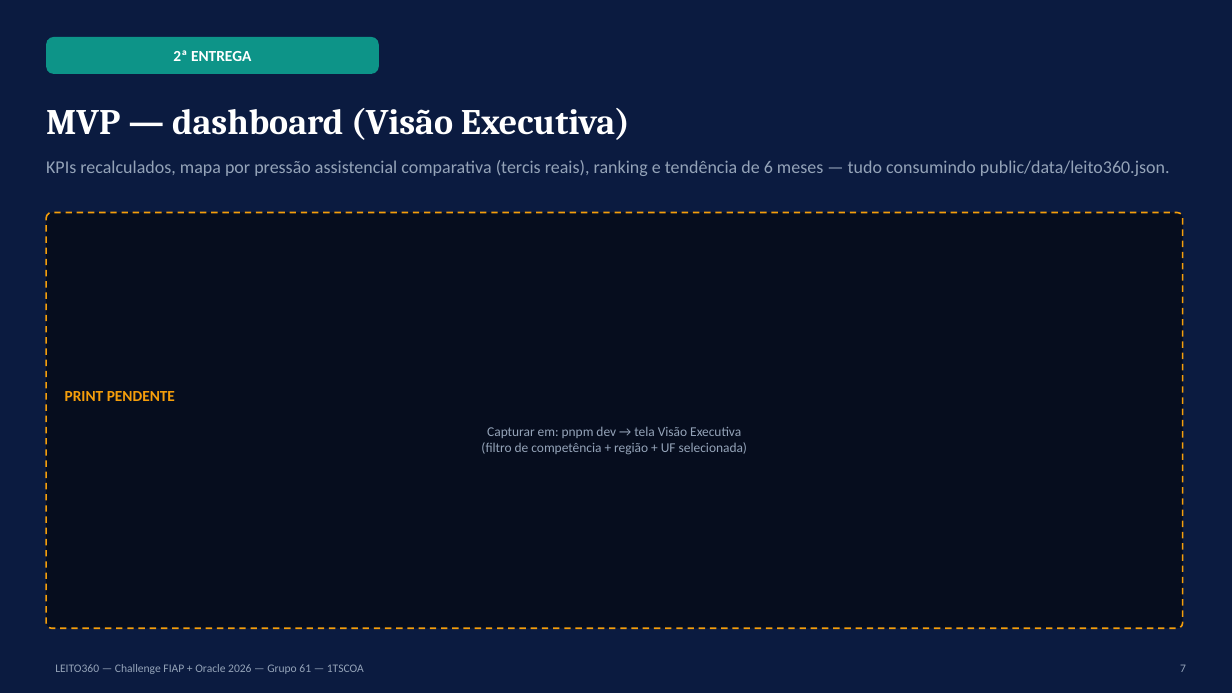
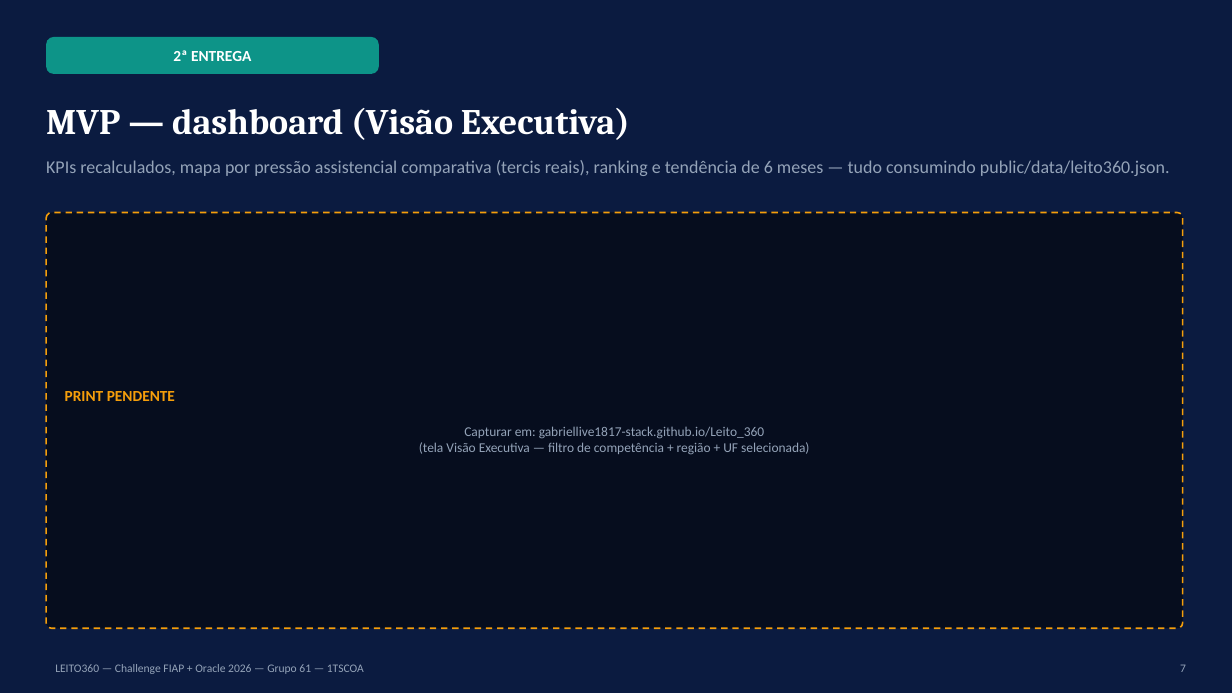
Before and after one commit to gabriellive1817-stack/Leito_360, a slide deck: slide 7 of EC_Sprint_2_1TSCOA_EvidenciasConstrucao_LEITO360_GRUPO61.pptx. Drawn at 1232x693 pixels with LibreOffice and Linux fonts; fonts in the diff are those of the drawing. Boxes give left, top, right and bottom in pixels: in the first picture for what was removed or moved away, otherwise in the second. Text is boxed around its words. In the diff, an @@ line names an element or a change of style, - is before the commit and + after.

```diff
--- a/EC_Sprint_2_1TSCOA_EvidenciasConstrucao_LEITO360_GRUPO61.pptx
+++ b/EC_Sprint_2_1TSCOA_EvidenciasConstrucao_LEITO360_GRUPO61.pptx
@@ text at <box>419,426,809,455</box>: text changed @@
-Capturar em: pnpm dev → tela Visão Executiva
-(filtro de competência + região + UF selecionada)
+Capturar em: gabriellive1817-stack.github.io/Leito_360
+(tela Visão Executiva — filtro de competência + região + UF selecionada)
```
Also in this commit, not shown: 3 other slides changed, 2 slides added, 2 slides removed, 6 other files.
